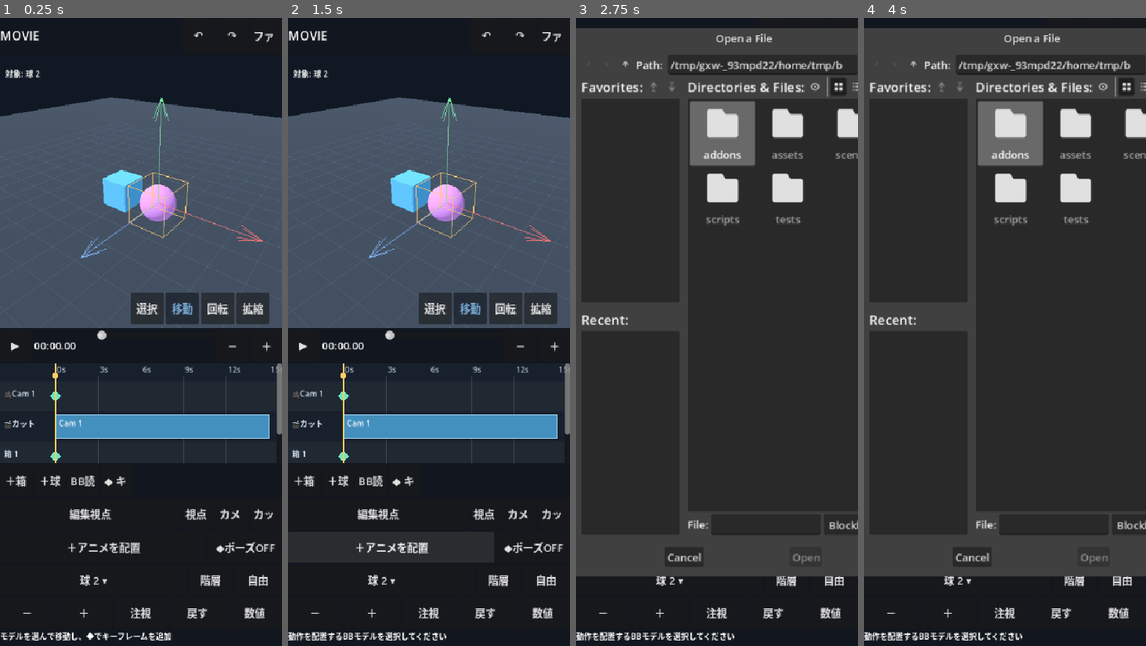
Above: before the commit, frames 1-4 (left to right).
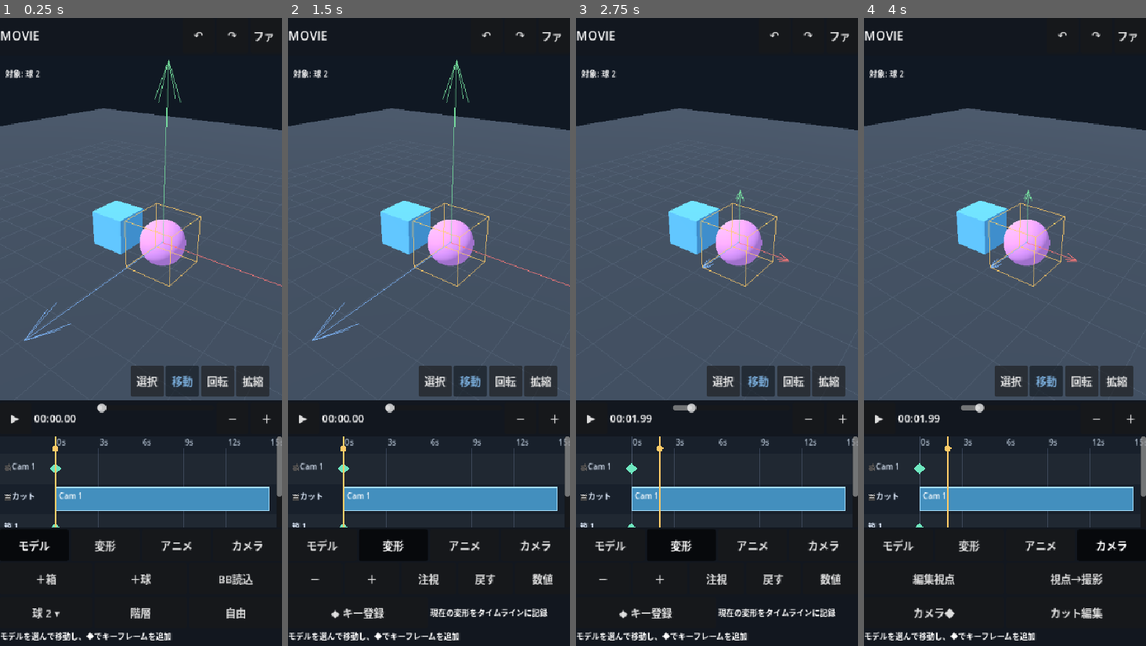
Above: after the commit, the same moments.

Repository: shejklgaia-png/movie_creater
Game: Godot game, scene res://scenes/editor.tscn
Same seed, same stepped clock (60 frames per second), same inputs: the game is played once before the commit and once after it.
Inputs (mouse positions are in pixels of both pictures, inside the frame that each line leads up to):
- Up to frame 1 (0.25 s): no input
- Up to frame 2 (1.5 s): click (321, 545) at 0.5 s, where only the run after the commit has a clickable "モデル"; click (392, 545) at 1.25 s, where only the run after the commit has a clickable "変形"
- Up to frame 3 (2.75 s): click (660, 482) at 2 s, where only the run before the commit has a clickable "BB読込"
- Up to frame 4 (4 s): click (1041, 545) at 2.75 s, where only the run after the commit has a clickable "アニメ"; click (1112, 545) at 3.5 s, where only the run after the commit has a clickable "カメラ"

The runs differ from the first frame. In frame 1, 27% of the frame differs, in the area x 0-100%, y 6-96%; in frame 2, 29%; in frame 3, 71%, in the area x 0-100%, y 1-100%; in frame 4, 70%.

Commit message:
Group portrait editor actions by model, transform, animation and camera tabs

Diff:
--- a/scripts/editor.gd
+++ b/scripts/editor.gd
@@ -64,6 +64,10 @@
 var is_project_loading := false
 var tl_zoom_buttons: Array[Button] = []
 var tl_zoom_label: Label
+# A single compact, two-row action panel is visible at a time on phones.
+var category_pages: Dictionary = {}
+var category_buttons: Dictionary = {}
+var active_category := "モデル"
 var bb_assets: Dictionary = {}
 var picker_overlay: Control
 var picker_list: VBoxContainer
@@ -158,7 +162,7 @@
 
     preview_panel = Control.new()
     preview_panel.size_flags_vertical = Control.SIZE_EXPAND_FILL
-    preview_panel.custom_minimum_size = Vector2(0, 230)
+    preview_panel.custom_minimum_size = Vector2(0, 180)
     layout.add_child(preview_panel)
     preview_box = SubViewportContainer.new()
     preview_box.stretch = true
@@ -237,7 +241,7 @@
     _make_button(playback, "＋", func(): _change_timeline_zoom(1))
 
     timeline_scroll = ScrollContainer.new()
-    timeline_scroll.custom_minimum_size = Vector2(0, 152)
+    timeline_scroll.custom_minimum_size = Vector2(0, 140)
     timeline_scroll.size_flags_horizontal = Control.SIZE_EXPAND_FILL
     timeline_scroll.horizontal_scroll_mode = ScrollContainer.SCROLL_MODE_DISABLED
     dock.add_child(timeline_scroll)
@@ -250,45 +254,49 @@
     timeline.clip_dragged.connect(_timeline_bar_dragged)
     timeline.vertical_pan_requested.connect(_timeline_vertical_pan)
 
-    var add_row := HBoxContainer.new()
-    dock.add_child(add_row)
-    _make_button(add_row, "＋箱", func(): _add_object("box"))
-    _make_button(add_row, "＋球", func(): _add_object("sphere"))
-    _make_button(add_row, "BB読込", _choose_bbmodel)
-    _make_button(add_row, "◆ キー登録", _insert_key)
-    var camera_row := HBoxContainer.new()
-    dock.add_child(camera_row)
-    camera_view_button = _make_button(camera_row, "編集視点", _toggle_camera_view)
-    camera_view_button.size_flags_horizontal = Control.SIZE_EXPAND_FILL
-    _make_button(camera_row, "視点→撮影", _copy_editor_to_shot)
-    _make_button(camera_row, "カメラ◆", _insert_camera_key)
-    _make_button(camera_row, "カット", _open_camera_menu)
-    var motion_row := HBoxContainer.new()
-    dock.add_child(motion_row)
-    motion_button = _make_button(motion_row, "＋アニメを配置", _open_motion_picker)
-    motion_button.size_flags_horizontal = Control.SIZE_EXPAND_FILL
-    motion_button.clip_text = true
-    motion_button.custom_minimum_size.x = 0
-    motion_button.tooltip_text = "読み込んだモデルのアニメーションを切り替え"
-    pose_record_button = _make_button(motion_row, "◆ポーズOFF", _toggle_pose_record)
-    pose_record_button.custom_minimum_size = Vector2(112, 48)
-    pose_record_button.clip_text = true
-    pose_record_button.tooltip_text = "ON: 選択関節の操作を現在時刻にキーフレーム記録"
-
-    var properties := HBoxContainer.new()
-    dock.add_child(properties)
-    selection = _make_button(properties, "モデル選択 ▾", _toggle_picker)
-    selection.size_flags_horizontal = Control.SIZE_EXPAND_FILL
-    selection.clip_text = true
-    selection.custom_minimum_size = Vector2(98, 46)
-    part_picker_button = _make_button(properties, "階層", _open_part_picker)
-    part_picker_button.custom_minimum_size = Vector2(64, 46)
-    axis_option = _make_button(properties, "自由", _cycle_axis)
-    axis_option.custom_minimum_size = Vector2(74, 46)
-    axis_option.clip_text = true
-
-    var nudge_row := HBoxContainer.new()
-    dock.add_child(nudge_row)
+    # Four bounded categories replace five permanently stacked toolbar rows.
+    # Buttons remain 48px high; only one page consumes vertical space.
+    var category_nav := HBoxContainer.new()
+    category_nav.add_theme_constant_override("separation", 4)
+    dock.add_child(category_nav)
+    var category_stack := VBoxContainer.new()
+    category_stack.name = "CategoryContent"
+    category_stack.custom_minimum_size = Vector2(0, 100)
+    category_stack.size_flags_horizontal = Control.SIZE_EXPAND_FILL
+    category_stack.add_theme_constant_override("separation", 0)
+    dock.add_child(category_stack)
+    for category in ["モデル", "変形", "アニメ", "カメラ"]:
+        var nav_button := _make_button(category_nav, category, _select_category.bind(category))
+        nav_button.size_flags_horizontal = Control.SIZE_EXPAND_FILL
+        nav_button.custom_minimum_size = Vector2(0, 48)
+        nav_button.toggle_mode = true
+        nav_button.focus_mode = Control.FOCUS_NONE
+        category_buttons[category] = nav_button
+        var page := VBoxContainer.new()
+        page.name = category
+        page.size_flags_horizontal = Control.SIZE_EXPAND_FILL
+        page.add_theme_constant_override("separation", 4)
+        category_stack.add_child(page)
+        category_pages[category] = page
+
+    # Model: creating/importing objects, selecting a model, and choosing joints.
+    var model_page: VBoxContainer = category_pages["モデル"]
+    var add_row := _category_row(model_page)
+    _category_action(add_row, "＋箱", func(): _add_object("box"))
+    _category_action(add_row, "＋球", func(): _add_object("sphere"))
+    _category_action(add_row, "BB読込", _choose_bbmodel)
+    var properties := _category_row(model_page)
+    selection = _category_action(properties, "モデル選択 ▾", _toggle_picker)
+    selection.custom_minimum_size.x = 98
+    part_picker_button = _category_action(properties, "階層", _open_part_picker)
+    part_picker_button.custom_minimum_size.x = 64
+    axis_option = _category_action(properties, "自由", _cycle_axis)
+    axis_option.custom_minimum_size.x = 74
+
+    # Transform: position/rotation/scale tools stay overlaid on the preview.
+    # The numeric and keyframe actions live together in this category.
+    var transform_page: VBoxContainer = category_pages["変形"]
+    var nudge_row := _category_row(transform_page)
     for action in [
         {"text":"－", "call":func(): _nudge(-1.0)},
         {"text":"＋", "call":func(): _nudge(1.0)},
@@ -296,9 +304,42 @@
         {"text":"戻す", "call":_reset_selected_transform},
         {"text":"数値", "call":_open_transform_inspector}
     ]:
-        var button := _make_button(nudge_row, str(action["text"]), action["call"])
-        button.size_flags_horizontal = Control.SIZE_EXPAND_FILL
-        button.custom_minimum_size.x = 0
+        _category_action(nudge_row, str(action["text"]), action["call"])
+    var key_row := _category_row(transform_page)
+    _category_action(key_row, "◆ キー登録", _insert_key)
+    var key_hint := Label.new()
+    key_hint.text = "現在の変形をタイムラインに記録"
+    key_hint.clip_text = true
+    key_hint.size_flags_horizontal = Control.SIZE_EXPAND_FILL
+    key_hint.vertical_alignment = VERTICAL_ALIGNMENT_CENTER
+    key_hint.add_theme_font_size_override("font_size", 12)
+    key_row.add_child(key_hint)
+
+    # Animation: clips and partial-joint pose capture.
+    var animation_page: VBoxContainer = category_pages["アニメ"]
+    var motion_row := _category_row(animation_page)
+    motion_button = _category_action(motion_row, "＋アニメ配置", _open_motion_picker)
+    motion_button.tooltip_text = "読み込んだモデルのアニメーションをタイムラインに追加"
+    pose_record_button = _category_action(motion_row, "◆ポーズOFF", _toggle_pose_record)
+    pose_record_button.tooltip_text = "ON: 選択関節の操作を現在時刻にキーフレーム記録"
+    var animation_hint := Label.new()
+    animation_hint.text = "バーをタップして再生範囲・使用関節を編集"
+    animation_hint.clip_text = true
+    animation_hint.size_flags_horizontal = Control.SIZE_EXPAND_FILL
+    animation_hint.custom_minimum_size.y = 48
+    animation_hint.vertical_alignment = VERTICAL_ALIGNMENT_CENTER
+    animation_hint.add_theme_font_size_override("font_size", 12)
+    animation_page.add_child(animation_hint)
+
+    # Camera: view control on one row, cut/key editing on the next.
+    var camera_page: VBoxContainer = category_pages["カメラ"]
+    var camera_view_row := _category_row(camera_page)
+    camera_view_button = _category_action(camera_view_row, "編集視点", _toggle_camera_view)
+    _category_action(camera_view_row, "視点→撮影", _copy_editor_to_shot)
+    var camera_key_row := _category_row(camera_page)
+    _category_action(camera_key_row, "カメラ◆", _insert_camera_key)
+    _category_action(camera_key_row, "カット編集", _open_camera_menu)
+    _select_category("モデル")
 
     status_label = Label.new()
     status_label.custom_minimum_size = Vector2(0, 24)
@@ -317,6 +358,29 @@
     autosave_timer.wait_time = 20.0
     autosave_timer.timeout.connect(_autosave_project)
     add_child(autosave_timer)
+
+func _category_row(page: Control) -> HBoxContainer:
+    var row := HBoxContainer.new()
+    row.size_flags_horizontal = Control.SIZE_EXPAND_FILL
+    row.add_theme_constant_override("separation", 4)
+    page.add_child(row)
+    return row
+
+func _category_action(row: Control, title: String, action: Callable) -> Button:
+    var button := _make_button(row, title, action)
+    button.size_flags_horizontal = Control.SIZE_EXPAND_FILL
+    button.custom_minimum_size = Vector2(0, 48)
+    button.clip_text = true
+    button.focus_mode = Control.FOCUS_NONE
+    return button
+
+func _select_category(category: String) -> void:
+    if not category_pages.has(category):
+        return
+    active_category = category
+    for key in category_pages:
+        (category_pages[key] as Control).visible = key == category
+        (category_buttons[key] as Button).set_pressed_no_signal(key == category)
 
 func _change_timeline_zoom(direction: int) -> void:
     if timeline == null:
